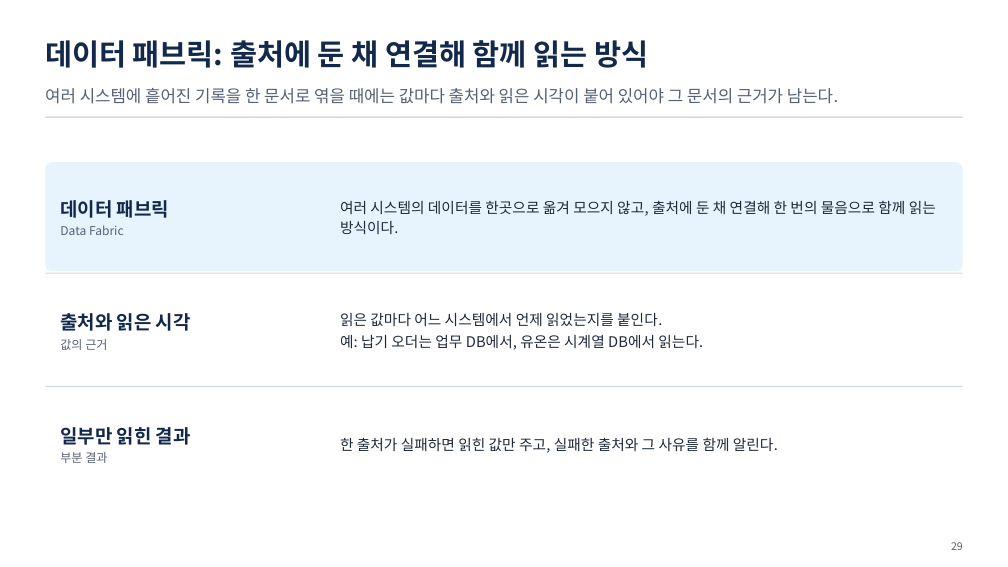
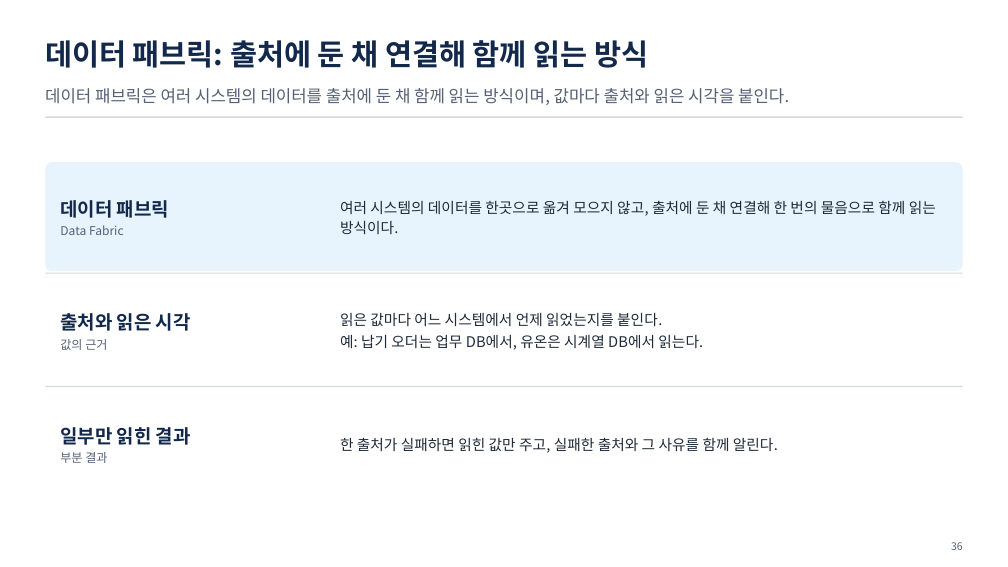
Before and after one commit to uengine-oss/hyd-iot-edu, a slide deck: slide 36 of docs/교재/통합반/08일차/통합반_08일차.pptx (slide 29 before the commit). Drawn at 1008x567 pixels with LibreOffice and Linux fonts; fonts in the diff are those of the drawing. Boxes give left, top, right and bottom in pixels: in the first picture for what was removed or moved away, otherwise in the second. Text is boxed around its words. In the diff, an @@ line names an element or a change of style, - is before the commit and + after.

```diff
--- a/docs/교재/통합반/08일차/통합반_08일차.pptx
+++ b/docs/교재/통합반/08일차/통합반_08일차.pptx
@@ text at [45, 88, 789, 105]: text changed @@
-여러 시스템에 흩어진 기록을 한 문서로 엮을 때에는 값마다 출처와 읽은 시각이 붙어 있어야 그 문서의 근거가 남는다.
+데이터 패브릭은 여러 시스템의 데이터를 출처에 둔 채 함께 읽는 방식이며, 값마다 출처와 읽은 시각을 붙인다.
@@ text at [951, 542, 963, 550]: text changed @@
-29
+36
```
Also in this commit, not shown: 28 other slides changed, 1 slide removed, 12 other files.
